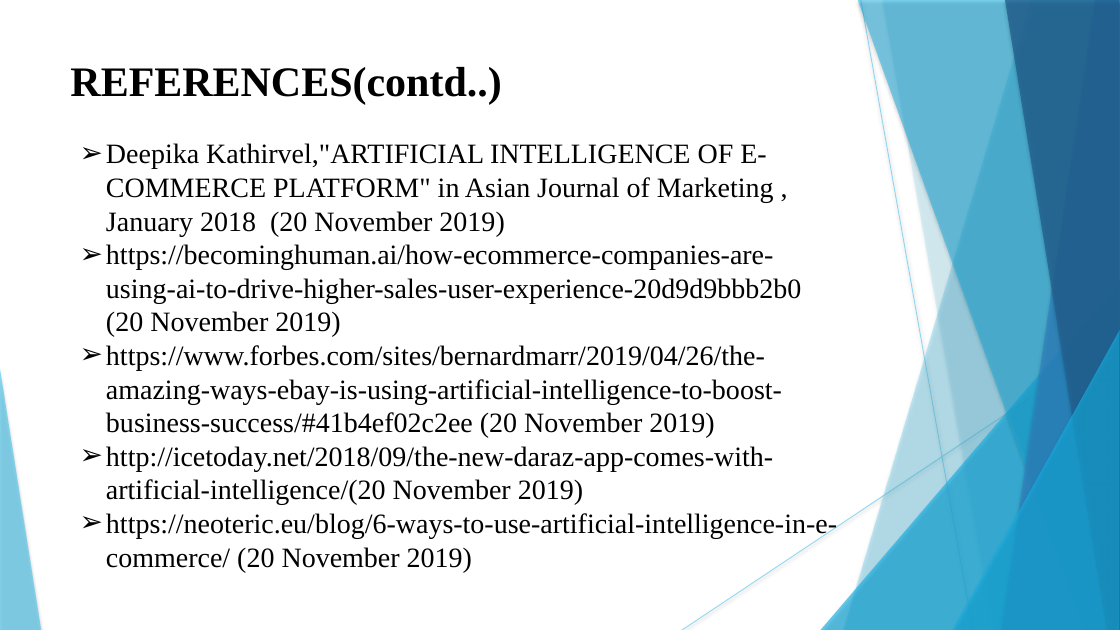
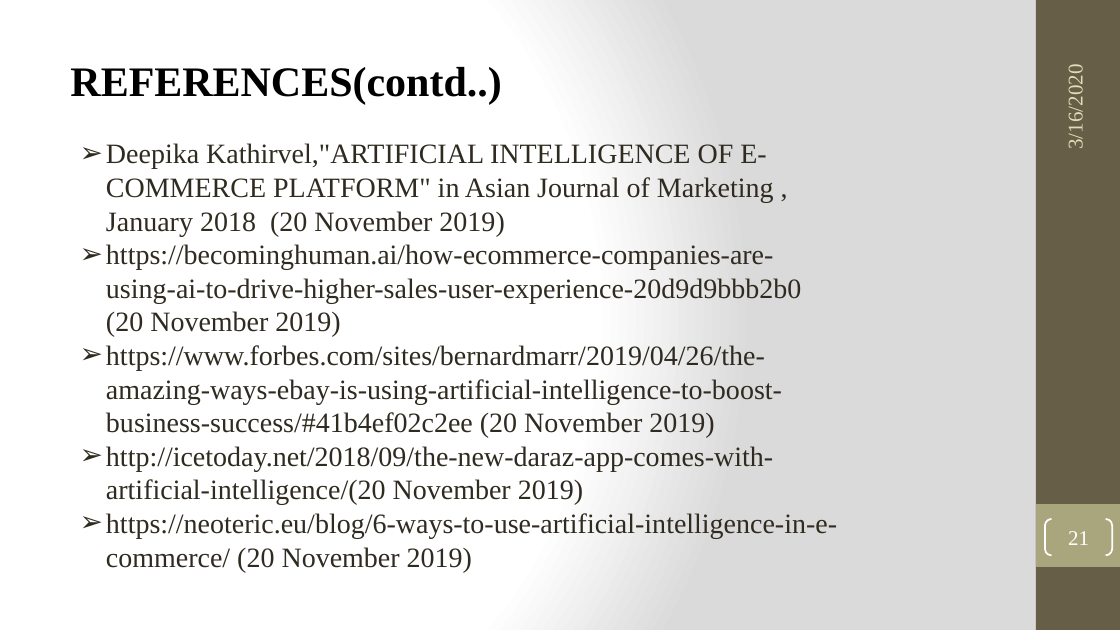
Before and after one commit to KojuOrg/E-Mart-Document, a slide deck: slide 21 of MidDefence/Presentation/MidTerm.pptx. Drawn at 1120x630 pixels with LibreOffice and Linux fonts; fonts in the diff are those of the drawing. Boxes give left, top, right and bottom in pixels: in the first picture for what was removed or moved away, otherwise in the second. Text is boxed around its words. In the diff, an @@ line names an element or a change of style, - is before the commit and + after.

```diff
--- a/MidDefence/Presentation/MidTerm.pptx
+++ b/MidDefence/Presentation/MidTerm.pptx
@@ background #FFFFFF to gradient #FFFFFF to #DADADA @@
@@ rectangle added at (1036,0,1120,630), fill #675E47 @@
@@ text added at (1064,72,1087,147), 18 pt, text #DFDCB7 @@
+3/16/2020
@@ text "Deepika Kathirvel,"ARTIFICIAL INTELLIGENCE OF E-COMMERCE ..." at (106,143,837,572): text colour #000000 to #2F2B20 @@
@@ group removed at (0,0,1120,630): 5 freeform shapes, 3 triangles, 2 lines @@
@@ rectangle added at (1036,504,1120,567), fill #A9A57C @@
@@ page number added at (1045,519,1112,555), outline #FFFFFF 1.5 pt, 18 pt, text #FFFFFF @@
+21
```
Also in this commit, not shown: 21 other slides changed, 1 other file.
